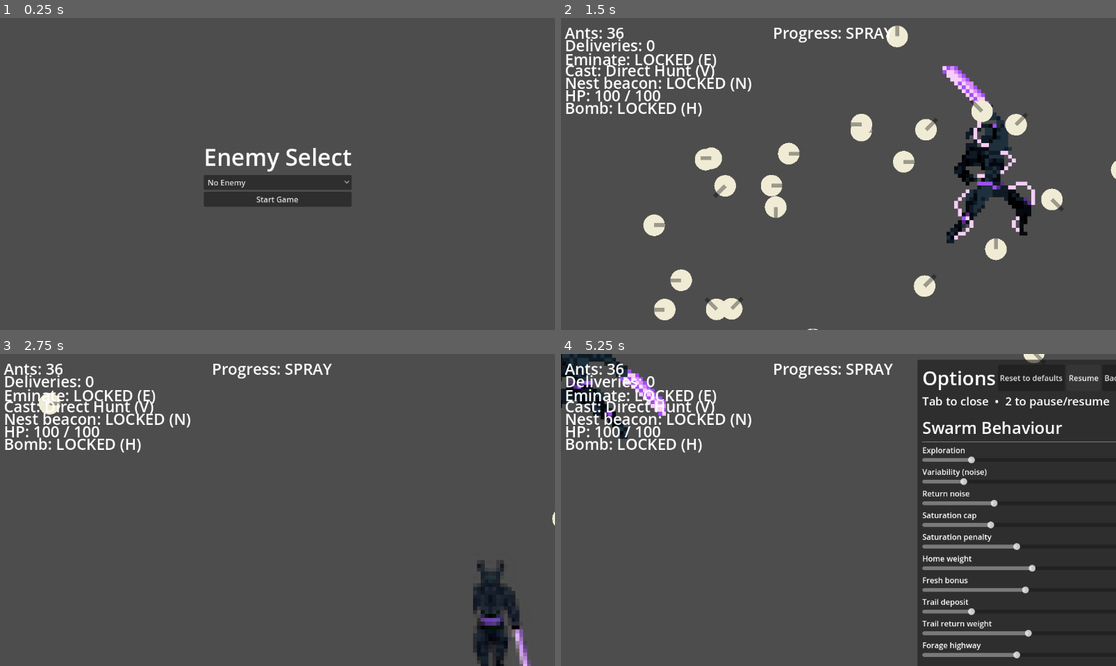
Above: before the commit, frames 1-4 (two rows, left to right).
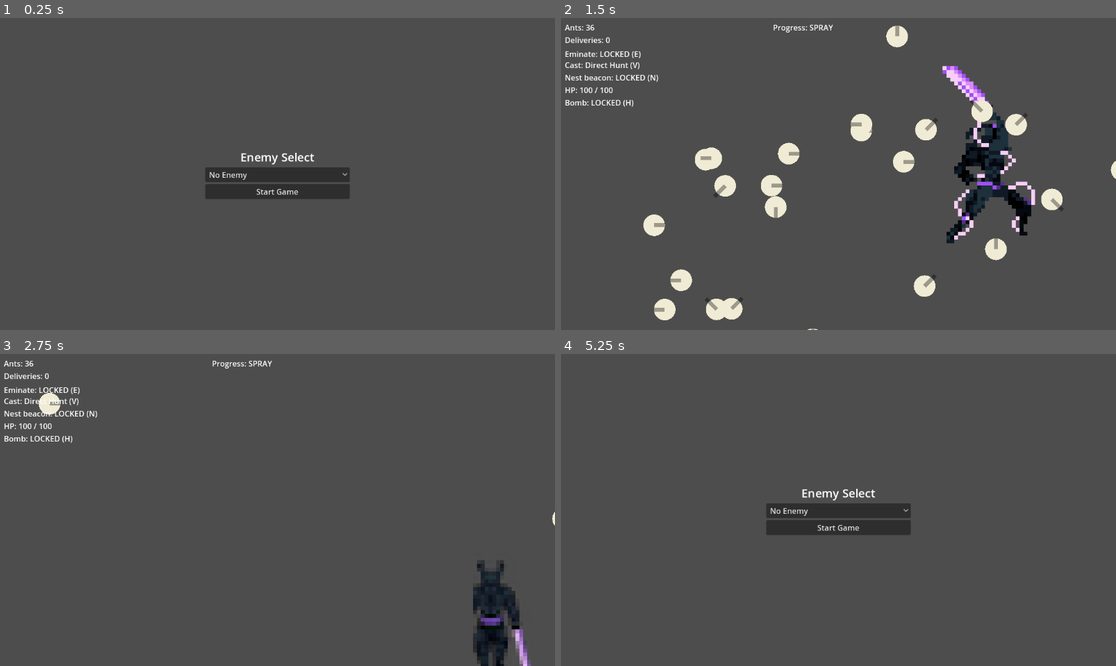
Above: after the commit, the same moments.

Repository: Luffy-design-AJ/Projects-MIT
Game: Godot game, scene res://main_menu.tscn
The game is run twice, just before and just after one commit, with the same random seed, the same clock (stepped at 60 frames per second) and the same inputs.
Inputs (mouse positions are in pixels of both pictures, inside the frame that each line leads up to):
- Up to frame 1 (0.25 s): no input
- Up to frame 2 (1.5 s): click "Start Game" at 0.5 s; tap Enter at 1.25 s; move the mouse to (960, 158) at 1.27 s; hold Right (move_right) from 1.28 s (still down); tap C (Attack) at 1.35 s
- Up to frame 3 (2.75 s): move the mouse to (166, 525) at 2.02 s; release Right (move_right) at 2.03 s; hold Down (move_down) from 2.03 s (still down); tap S (aim_down) at 2.1 s
- Up to frame 4 (5.25 s): move the mouse to (894, 441) at 2.77 s; release Down (move_down) at 2.78 s; hold Right (move_right) 2.78-3.53 s; tap A (aim_left) at 2.85 s; move the mouse to (810, 572) at 3.52 s; hold Up (move_up) 3.53-4.28 s; tap D (aim_right) at 3.6 s; move the mouse to (1005, 556) at 4.27 s; hold Left (move_left) 4.28-5 s; tap W (aim_up) at 4.35 s; tap Tab (toggle_options) at 4.9 s; click (1088, 372) at 5 s, where only the run after the commit has a clickable "Back to Menu"

The runs differ from the first frame. In frame 1, 2.3% of the frame differs, in the area x 36-64%, y 41-61%; in frame 2, 3.4%; in frame 3, 3.4%; in frame 4, 40%, in the area x 0-100%, y 0-100%.

Commit message:
Revert text size increases

Diff:
--- a/game.tscn
+++ b/game.tscn
@@ -31,7 +31,7 @@
 offset_top = 8.0
 offset_right = 260.0
 offset_bottom = 34.0
-theme_override_font_sizes/font_size = 32
+theme_override_font_sizes/font_size = 16
 text = "Ants: 0"
 
 [node name="StrengthLabel" type="Label" parent="CanvasLayer"]
@@ -39,7 +39,7 @@
 offset_top = 34.0
 offset_right = 260.0
 offset_bottom = 60.0
-theme_override_font_sizes/font_size = 32
+theme_override_font_sizes/font_size = 16
 text = "Deliveries: 0"
 
 [node name="EminateModeLabel" type="Label" parent="CanvasLayer"]
@@ -47,7 +47,7 @@
 offset_top = 63.0
 offset_right = 357.0
 offset_bottom = 86.0
-theme_override_font_sizes/font_size = 32
+theme_override_font_sizes/font_size = 16
 text = "Eminate: attract (E)"
 
 [node name="CastLabel" type="Label" parent="CanvasLayer"]
@@ -55,7 +55,7 @@
 offset_top = 86.0
 offset_right = 340.0
 offset_bottom = 112.0
-theme_override_font_sizes/font_size = 32
+theme_override_font_sizes/font_size = 16
 text = "Cast: Direct Hunt (V)"
 
 [node name="NestPheromoneLabel" type="Label" parent="CanvasLayer"]
@@ -63,7 +63,7 @@
 offset_top = 112.0
 offset_right = 340.0
 offset_bottom = 138.0
-theme_override_font_sizes/font_size = 32
+theme_override_font_sizes/font_size = 16
 text = "Nest pheromone: ON (N)"
 
 [node name="HPLabel" type="Label" parent="CanvasLayer"]
@@ -71,7 +71,7 @@
 offset_top = 138.0
 offset_right = 340.0
 offset_bottom = 164.0
-theme_override_font_sizes/font_size = 32
+theme_override_font_sizes/font_size = 16
 text = "HP: 100 / 100"
 
 [node name="BombModeLabel" type="Label" parent="CanvasLayer"]
@@ -79,7 +79,7 @@
 offset_top = 164.0
 offset_right = 340.0
 offset_bottom = 190.0
-theme_override_font_sizes/font_size = 32
+theme_override_font_sizes/font_size = 16
 text = "Bomb: attract (H)"
 
 [node name="ProgressStageLabel" type="Label" parent="CanvasLayer"]
@@ -87,7 +87,7 @@
 offset_top = 8.0
 offset_right = 700.0
 offset_bottom = 34.0
-theme_override_font_sizes/font_size = 32
+theme_override_font_sizes/font_size = 16
 text = "Progress: SPRAY"
 
 [node name="SwarmWorld" type="Node2D" parent="."]
--- a/main_menu.tscn
+++ b/main_menu.tscn
@@ -31,7 +31,7 @@
 layout_mode = 2
 text = "Enemy Select"
 horizontal_alignment = 1
-theme_override_font_sizes/font_size = 48
+theme_override_font_sizes/font_size = 24
 
 [node name="OptionButton" type="OptionButton" parent="VBoxContainer"]
 layout_mode = 2
--- a/scripts/enemy.gd
+++ b/scripts/enemy.gd
@@ -184,7 +184,6 @@
 func _update_label() -> void:
 	if hp_label != null:
 		hp_label.text = "HP: %d / %d" % [int(hp), int(max_hp)]
-		hp_label.add_theme_font_size_override("font_size", 24)
 
 
 func _draw() -> void:
--- a/scripts/options_panel.gd
+++ b/scripts/options_panel.gd
@@ -140,7 +140,7 @@
 	var title := Label.new()
 	title.text = "Options"
 	title.size_flags_horizontal = Control.SIZE_EXPAND_FILL
-	title.add_theme_font_size_override("font_size", 40)
+	title.add_theme_font_size_override("font_size", 20)
 	head.add_child(title)
 
 	var reset := Button.new()
@@ -163,7 +163,7 @@
 
 	var hint := Label.new()
 	hint.text = "Tab to close  •  2 to pause/resume"
-	hint.add_theme_font_size_override("font_size", 24)
+	hint.add_theme_font_size_override("font_size", 12)
 	list.add_child(hint)
 
 
@@ -173,7 +173,7 @@
 	list.add_child(pad)
 	var label := Label.new()
 	label.text = title
-	label.add_theme_font_size_override("font_size", 34)
+	label.add_theme_font_size_override("font_size", 17)
 	list.add_child(label)
 	list.add_child(HSeparator.new())
 
